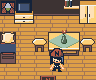
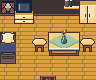
Before/after of a 96x80 layered artwork. What changed in the layer stack:
hid "farmer" over [49, 48, 65, 72]
